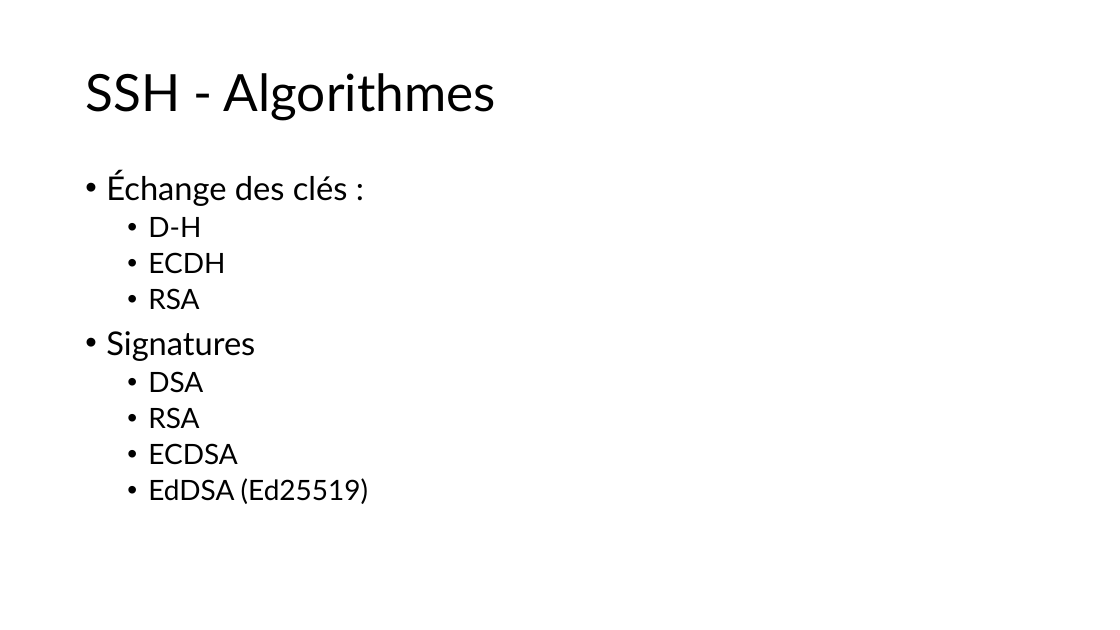
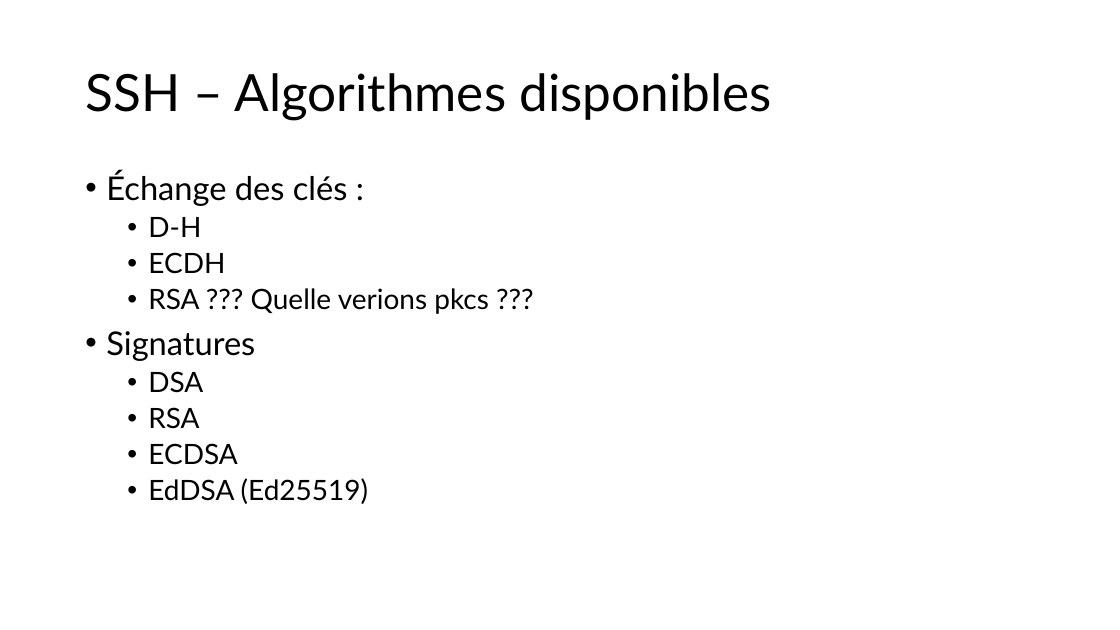
Before and after one commit to JustinFerrara14/SSE, a slide deck: slide 11 of SSELaticeAttackFerrara.pptx (slide 12 before the commit). Drawn at 1120x630 pixels with LibreOffice and Linux fonts; fonts in the diff are those of the drawing. Boxes give left, top, right and bottom in pixels: in the first picture for what was removed or moved away, otherwise in the second. Text is boxed around its words. In the diff, an @@ line names an element or a change of style, - is before the commit and + after.

```diff
--- a/SSELaticeAttackFerrara.pptx
+++ b/SSELaticeAttackFerrara.pptx
@@ title at [85, 73, 771, 120]: text changed @@
-SSH - Algorithmes
+SSH – Algorithmes disponibles
@@ text at [148, 288, 489, 314]: text changed @@
-  • RSA
+  • RSA ??? Quelle verions pkcs ???
```
Also in this commit, not shown: 17 other slides changed, 1 slide removed, 4 other files.
